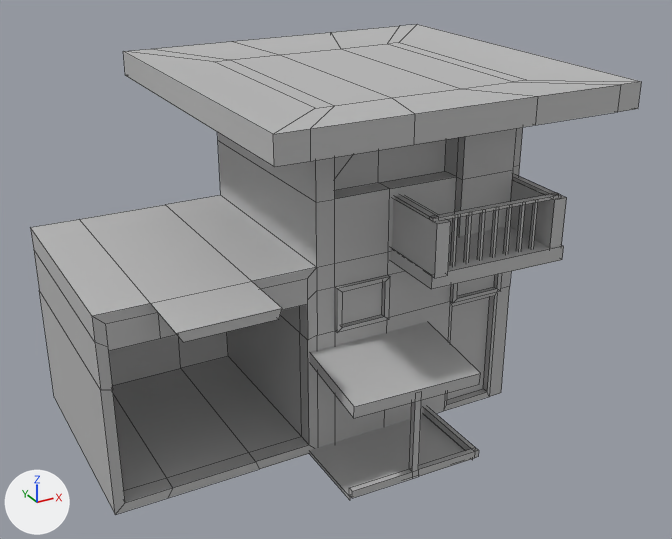
One commit to the FBX model Assets/Models/SM_House.fbx: the scene before it, then after it.
Both versions are drawn from a 50 mm lens placed at (-33.4, -28.6, 14.1), pointed at (-18.2, -0.9, 0.3). Lighting does not change. The marker at lower left points along +X, +Y and +Z. Mesh edges are drawn as thin lines. Where no turn or scale is listed for an object, it has been applied to the vertices. Vertices at the same position are counted once.

The first picture shows 'Brickhouse'.
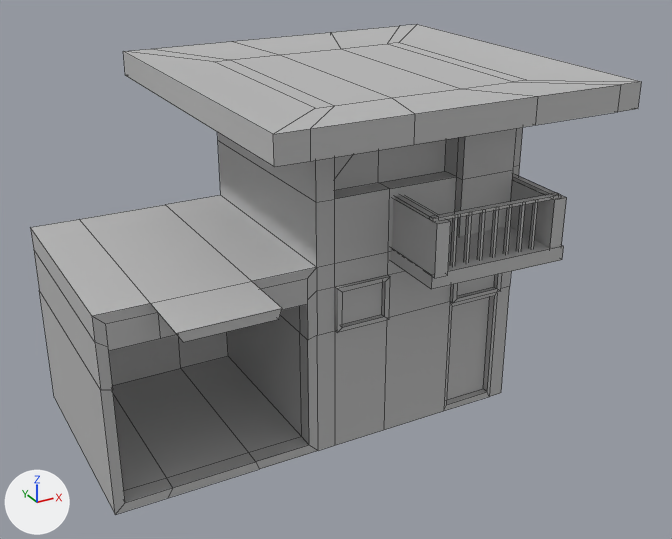
Where the newer file only moved an object's origin or applied its transform, the numbers keep the older frame.

Diff of the bpy script that builds the scene:
```diff
--- a/Assets/Models/SM_House.fbx.py
+++ b/Assets/Models/SM_House.fbx.py
@@ me_mesh @@
 me_mesh.from_pydata(...)  # 359 vertices, 282 faces; spans x -7.0..11.1, y -3.7..10.3, z 0.0..12.5
 # used by ob_brickhouse; location = (-20.86, -3.45, -5.12)
+# me_mesh part 1: the loose piece of 28 vertices spanning x 0.0..5.0, y -3.6..-0.2, z 0.1..3.5 is deleted
+# me_mesh part 2: the loose piece of 8 vertices spanning x 0.0..4.9, y -3.6..0.0, z 0.0..0.1 is deleted
+# me_mesh part 3: the loose piece of 8 vertices spanning x 0.0..4.8, y -3.7..0.0, z 3.2..4.1 is deleted
 me_mesh.materials.append(mat_lambert11)
```

Boxes (x1, y1, x2, y2) around the edits, measured in the pictures (672 x 539 px):
part 1 of me_mesh, deleted
    before: (349, 400, 479, 498)
part 2 of me_mesh, deleted
    before: (309, 415, 473, 500)
part 3 of me_mesh, deleted
    before: (310, 322, 481, 418)
